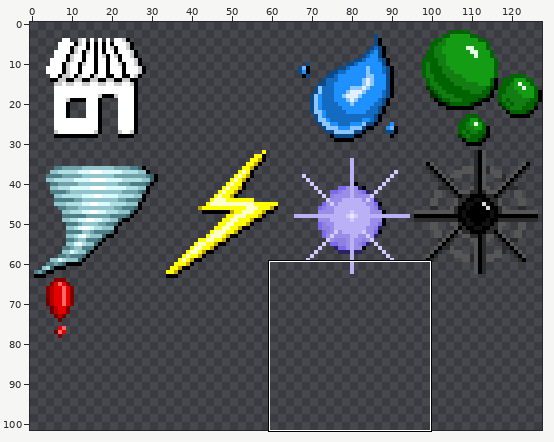
Sprite sheet -- source/data/icons.png. The picture above shows the old version from afar; the outline marks the close-up.
Close-up. Before the commit:
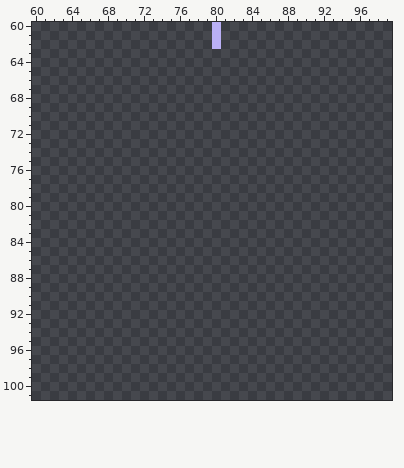
The file is 128x128 pixels. Shown: x 60..99, y 60..101. The wide view leaves out empty margins.
And afterwards:
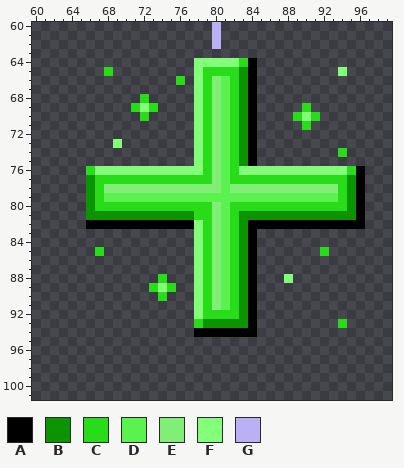
Palette (. is transparent): A #000000  B #0b9300  C #29dc1a  D #5af24e  E #81ee78  F #84ff7a  G #bab0f6
The exact change:
@@ x 60..99 @@
  63 ........................................
- 64 ........................................
- 65 ........................................
- 66 ........................................
- 67 ........................................
- 68 ........................................
- 69 ........................................
- 70 ........................................
- 71 ........................................
- 72 ........................................
- 73 ........................................
- 74 ........................................
- 75 ........................................
- 76 ........................................
- 77 ........................................
- 78 ........................................
- 79 ........................................
- 80 ........................................
- 81 ........................................
- 82 ........................................
- 83 ........................................
- 84 ........................................
- 85 ........................................
- 86 ........................................
- 87 ........................................
- 88 ........................................
- 89 ........................................
- 90 ........................................
- 91 ........................................
- 92 ........................................
- 93 ........................................
- 94 ........................................
+ 64 ..................FFFFFCA...............
+ 65 ........C.........FCCCCBA.........F.....
+ 66 ................C.FCEDCBA...............
+ 67 ..................FCEDCBA...............
+ 68 ............C.....FCEDCBA...............
+ 69 ...........CFC....FCEDCBA.....C.........
+ 70 ............C.....FCEDCBA....CFC........
+ 71 ..................FCEDCBA.....C.........
+ 72 ..................FCEDCBA...............
+ 73 .........F........FCEDCBA...............
+ 74 ..................FCEDCBA.........C.....
+ 75 ..................FCEDCBA...............
+ 76 ......CFFFFFFFFFFFFCEDCFFFFFFFFFFFFCA...
+ 77 ......BCCCCCCCCCCCCCEDCCCCCCCCCCCCCBA...
+ 78 ......BCEEEEEEEEEEEEEDEEEEEEEEEEEECBA...
+ 79 ......BCDDDDDDDDDDDDDDDDDDDDDDDDDDCBA...
+ 80 ......BCCCCCCCCCCCCCEDCCCCCCCCCCCCCBA...
+ 81 ......BBBBBBBBBBBBCCEDCBBBBBBBBBBBBBA...
+ 82 ......AAAAAAAAAAAAFCEDCBAAAAAAAAAAAAA...
+ 83 ..................FCEDCBA...............
+ 84 ..................FCEDCBA...............
+ 85 .......C..........FCEDCBA.......C.......
+ 86 ..................FCEDCBA...............
+ 87 ..................FCEDCBA...............
+ 88 ..............C...FCEDCBA...F...........
+ 89 .............CFC..FCEDCBA...............
+ 90 ..............C...FCEDCBA...............
+ 91 ..................FCEDCBA...............
+ 92 ..................FCCCCBA...............
+ 93 ..................CBBBBBA.........C.....
+ 94 ..................AAAAAAA...............
  95 ........................................
Boxes around the changes in both close-ups, in picture pixels (x1, y1, x2, y2):
added: (86, 58, 365, 337)
